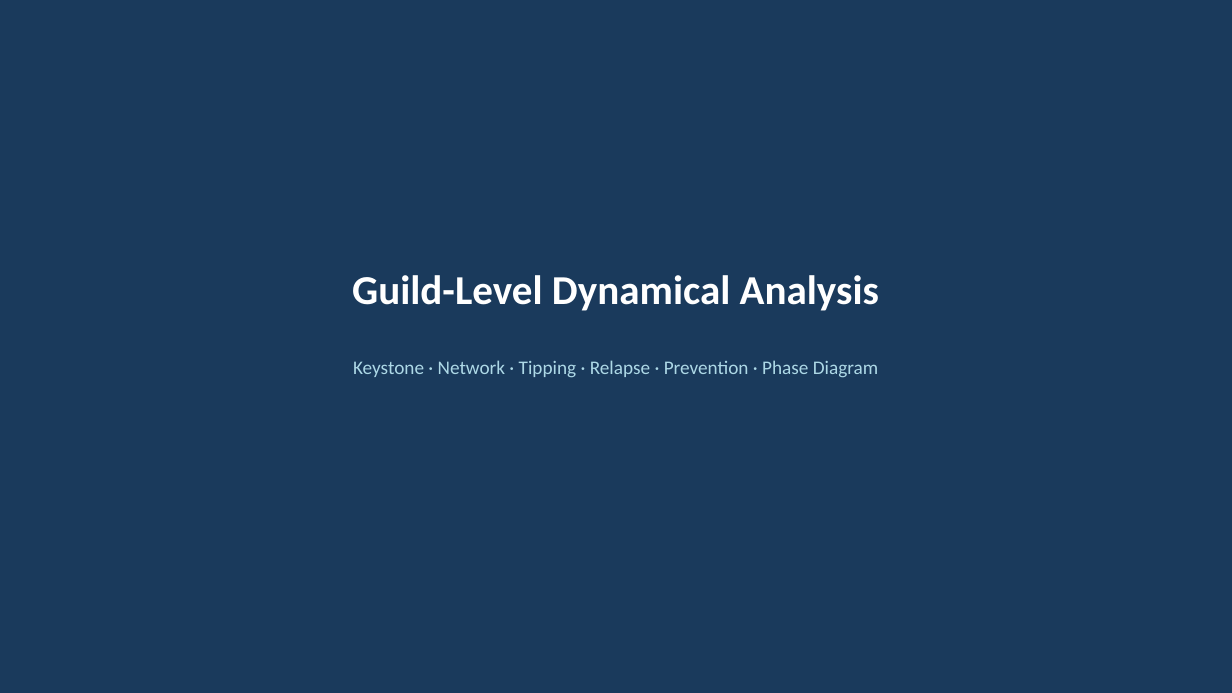
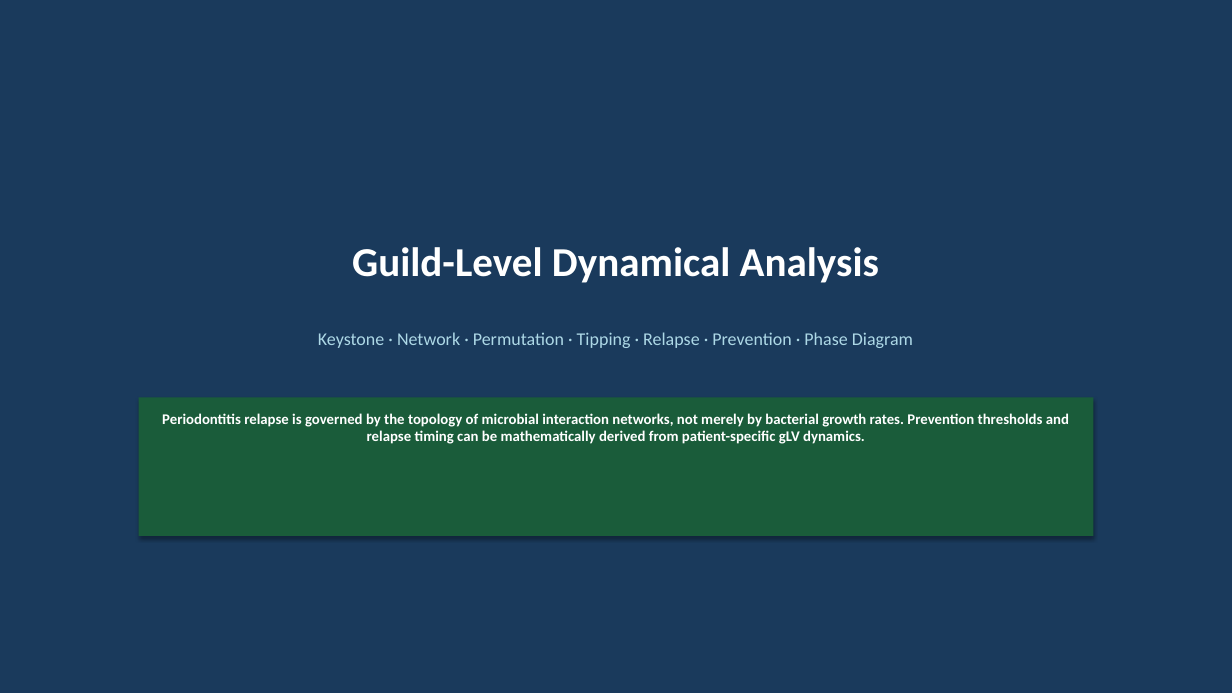
Before and after one commit to keisuke58/nife_intern, a slide deck: slide 41 of dieckow_paper/progress_report_dieckow_extended.pptx. Drawn at 1232x693 pixels with LibreOffice and Linux fonts; fonts in the diff are those of the drawing. Boxes give left, top, right and bottom in pixels: in the first picture for what was removed or moved away, otherwise in the second. Text is boxed around its words. In the diff, an @@ line names an element or a change of style, - is before the commit and + after.

```diff
--- a/dieckow_paper/progress_report_dieckow_extended.pptx
+++ b/dieckow_paper/progress_report_dieckow_extended.pptx
@@ text "Guild-Level Dynamical Analysis": place and size @@
-text "Guild-Level Dynamical Analysis" at [352, 275, 879, 311]
+text "Guild-Level Dynamical Analysis" at [352, 247, 879, 283]
@@ text at [318, 332, 913, 348]: text changed; size 15 to 14 pt @@
-Keystone · Network · Tipping · Relapse · Prevention · Phase Diagram
+Keystone · Network · Permutation · Tipping · Relapse · Prevention · Phase Diagram
@@ rectangle added at [139, 397, 1093, 536], fill #1A5C3A @@
@@ text added at [162, 413, 1069, 444], 11.5 pt, text #FFFFFF, bold @@
+Periodontitis relapse is governed by the topology of microbial interaction networks, not merely by bacterial growth rates. Prevention thresholds and relapse timing can be mathematically derived from patient-specific gLV dynamics.
```
Also in this commit, not shown: 2 slides added, 3 other files.
